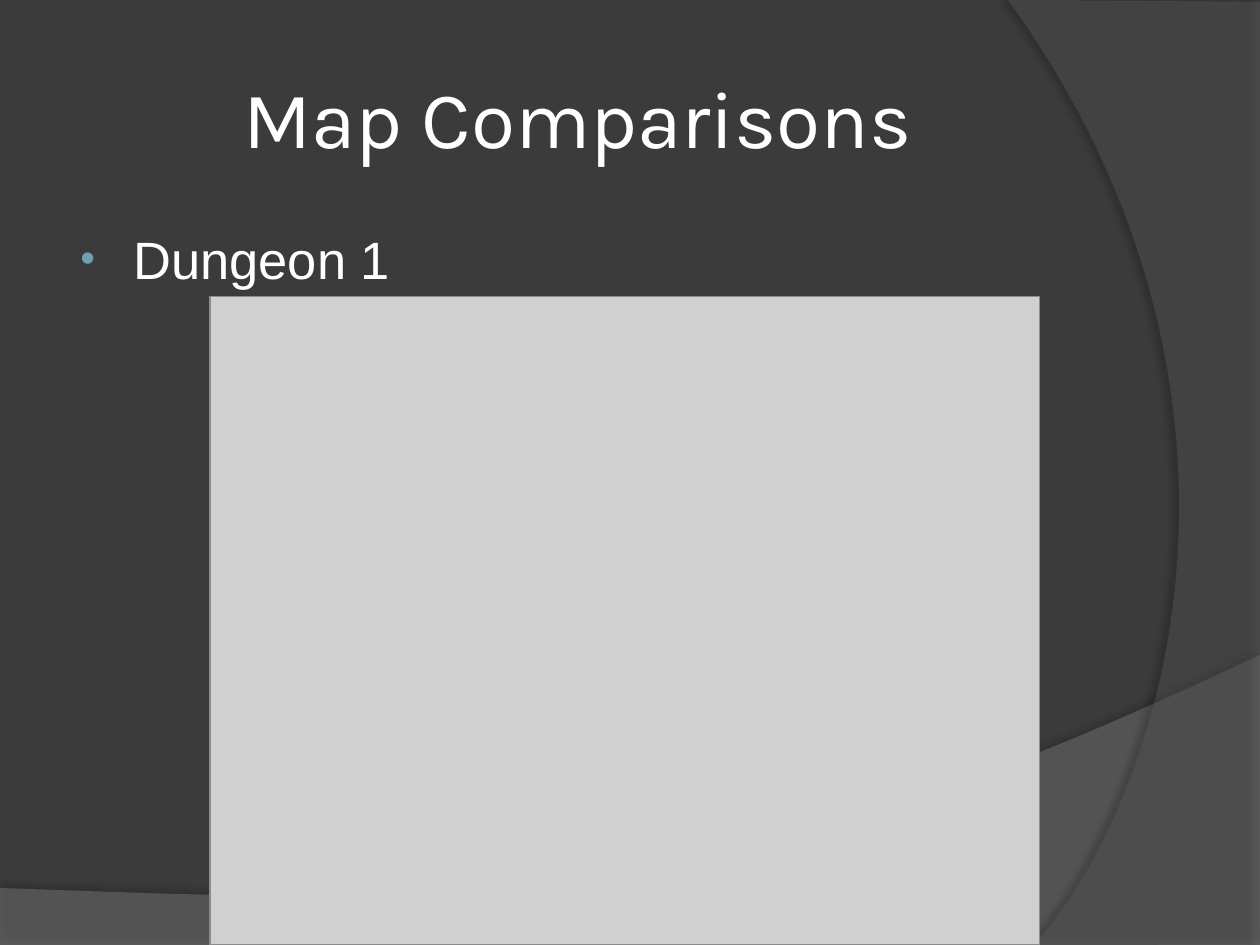
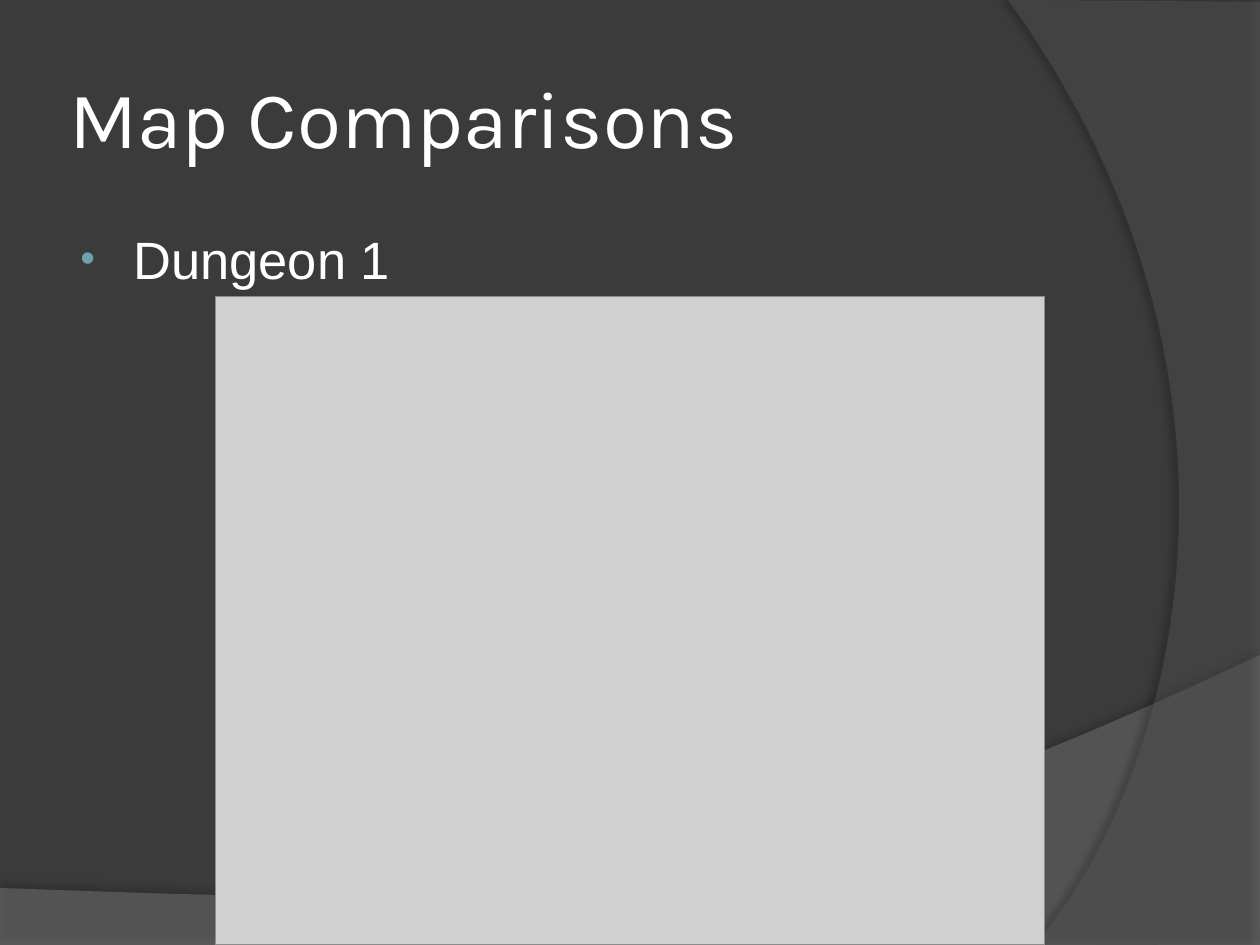
Before and after one commit to mattdude2489/Time-Warrior, a slide deck: slide 11 of Senior Project Files/Time Warrior.pptx. Drawn at 1260x945 pixels with LibreOffice and Linux fonts; fonts in the diff are those of the drawing; grey boxes stand for pictures. Boxes give left, top, right and bottom in pixels: in the first picture for what was removed or moved away, otherwise in the second. Text is boxed around its words. In the diff, an @@ line names an element or a change of style, - is before the commit and + after.

```diff
--- a/Senior Project Files/Time Warrior.pptx
+++ b/Senior Project Files/Time Warrior.pptx
@@ title "Map Comparisons" at <box>69,92,738,167</box>: alignment centre to left @@
@@ picture: place and size @@
-picture at <box>210,296,1040,945</box>
+picture at <box>215,296,1045,945</box>
```
Also in this commit, not shown: 11 other slides changed, 2 other files.
